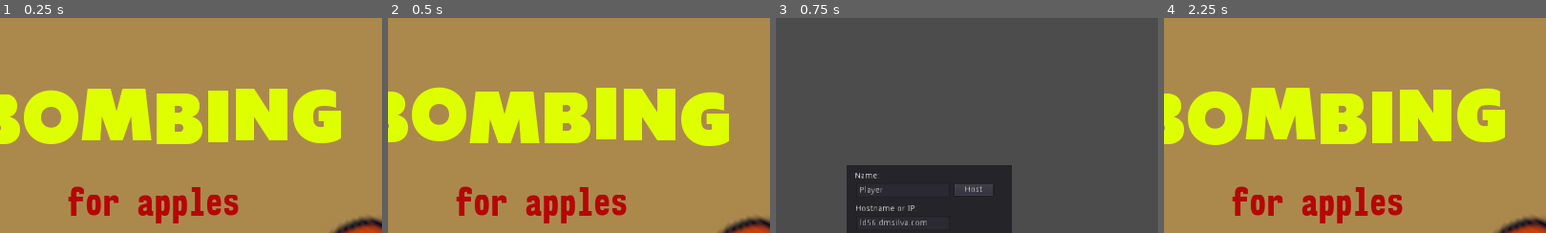
Above: before the commit, frames 1-4 (left to right).
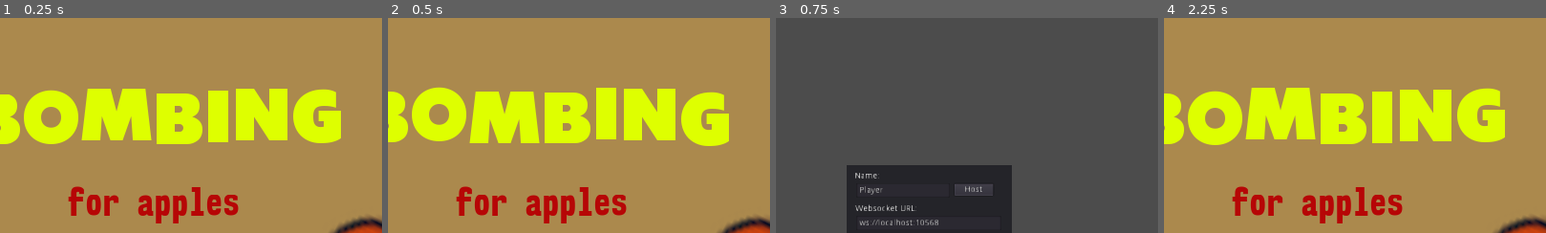
Above: after the commit, the same moments.

Repository: davesilva/ludum-dare-56
Game: Godot game, scene res://game/MAIN.tscn
The game is run twice, just before and just after one commit, with the same random seed, the same clock (stepped at 60 frames per second) and the same inputs.
Inputs:
- Up to frame 1 (0.25 s): no input
- Up to frame 2 (0.5 s): no input
- Up to frame 3 (0.75 s): click "START" at 0.5 s
- Up to frame 4 (2.25 s): click "Join" at 1.25 s; click "Host" at 2 s
The pictures show only the part of the screen within x 30-80%, y 4-54%; the shares and areas given below are measured in that part.

Frames 1-2 are identical in both runs. In frame 3, 0.5% of the frame differs, in the area x 20-43%, y 86-97%; in frame 4, nothing differs.

Commit message:
Set up deploys on the beta branch

Diff:
--- a/game/GAME.gd
+++ b/game/GAME.gd
@@ -28,10 +28,7 @@
 signal player_disconnected(id)
 signal player_ready(id)
 
-# Default game server port. Can be any number between 1024 and 49151.
-# Not on the list of registered or common ports as of November 2020:
-# https://en.wikipedia.org/wiki/List_of_TCP_and_UDP_port_numbers
-const DEFAULT_PORT = 10567
+const DEFAULT_PORT = 10568
 
 # Max number of players.
 const NUM_SPAWN_POINTS = 8
@@ -305,10 +302,9 @@
 	get_tree().set_network_peer(peer)
 
 
-func join_game(ip, new_player_name):
+func join_game(url, new_player_name):
 	player_name = new_player_name
 	peer = WebSocketClient.new()
-	var url = "ws://" + ip + ":" + str(DEFAULT_PORT)
 	var error = peer.connect_to_url(url, PoolStringArray(), true)
 	get_tree().set_network_peer(peer)
 
--- a/game/contexts/lobby_context/lobby_context.gd
+++ b/game/contexts/lobby_context/lobby_context.gd
@@ -17,8 +17,15 @@
 	$Connect/Name.text = "Player"
 	if OS.has_feature("web"):
 		$Connect/Host.hide()
-		$Connect/IPLabel.hide()
-		$Connect/IPAddress.hide()
+		$Connect/URLLabel.hide()
+		$Connect/URL.hide()
+
+		var host = JavaScript.eval("window.location.hostname")
+		var port = JavaScript.eval("new URLSearchParams(window.location.search).get('ws_port')")
+		if port == null:
+			port = str(Game.DEFAULT_PORT)
+
+		$Connect/URL.text = "ws://" + host + ":" + port
 
 
 
@@ -41,14 +48,14 @@
 		$Connect/ErrorLabel.text = "Invalid name!"
 		return
 
-	var ip = $Connect/IPAddress.text
+	var url = $Connect/URL.text
 
 	$Connect/ErrorLabel.text = ""
 	$Connect/Host.disabled = true
 	$Connect/Join.disabled = true
 
 	var player_name = $Connect/Name.text
-	Game.join_game(ip, player_name)
+	Game.join_game(url, player_name)
 
 
 func _on_connection_success():
--- a/game/contexts/lobby_context/lobby_context.tscn
+++ b/game/contexts/lobby_context/lobby_context.tscn
@@ -76,25 +76,25 @@
 margin_bottom = 54.0
 size_flags_horizontal = 2
 size_flags_vertical = 2
-text = "The Warrior"
+text = "Player"
 
-[node name="IPLabel" type="Label" parent="Connect"]
+[node name="URLLabel" type="Label" parent="Connect"]
 margin_left = 15.0
 margin_top = 66.0
 margin_right = 57.0
 margin_bottom = 80.0
 size_flags_horizontal = 2
 size_flags_vertical = 0
-text = "Hostname or IP:"
+text = "Websocket URL:"
 
-[node name="IPAddress" type="LineEdit" parent="Connect"]
+[node name="URL" type="LineEdit" parent="Connect"]
 margin_left = 17.0
 margin_top = 85.0
-margin_right = 173.0
+margin_right = 259.0
 margin_bottom = 109.0
 size_flags_horizontal = 2
 size_flags_vertical = 2
-text = "ld56.dmsilva.com"
+text = "ws://localhost:10568"
 
 [node name="Host" type="Button" parent="Connect"]
 margin_left = 181.0
Not shown, added: docker-compose.yml
Not shown, changed: Dockerfile
Not shown, added: scripts/build-server.sh
Not shown, added: scripts/build-web.sh
Not shown, removed: scripts/deploy-server.sh
Not shown, added: scripts/deploy.sh
Not shown, changed: scripts/docker-start.sh
